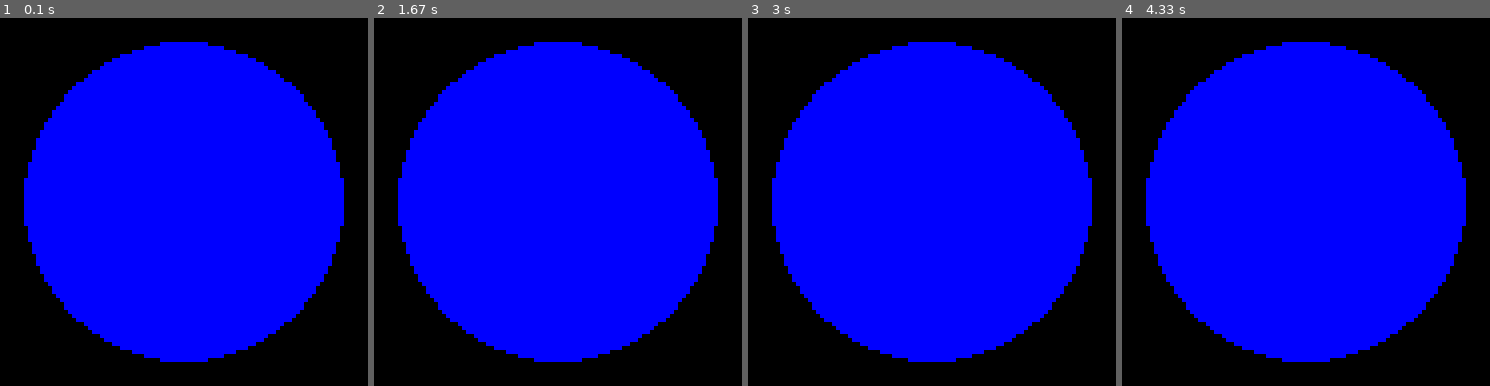
Above: before the commit, frames 1-4 (left to right).
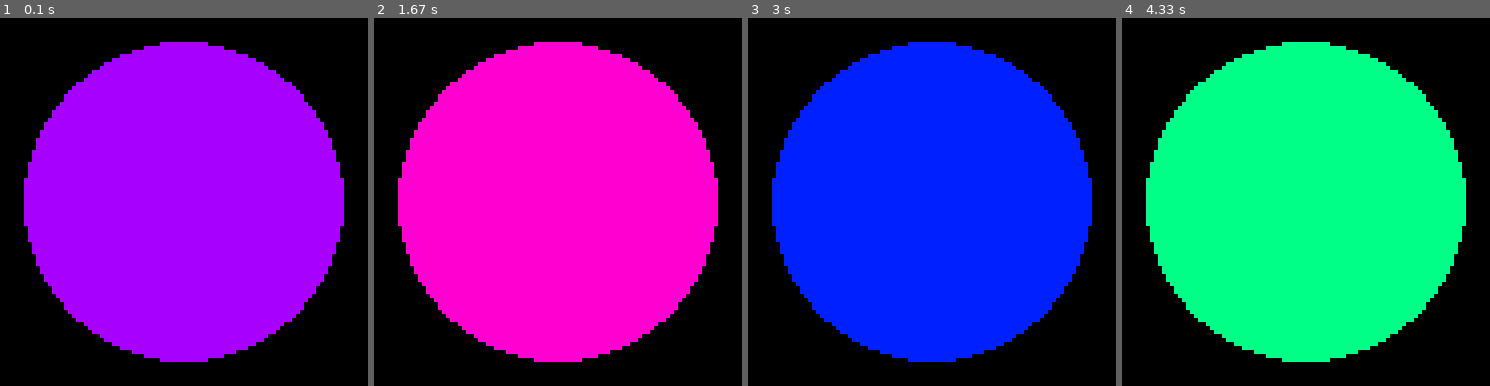
Above: after the commit, the same moments.

Repository: CreatedBySeb/pyodide-pygame-demo
Game: pygame game, started from main.py
Two runs of this game, one before a commit and one after it. Both use one fixed random seed, a clock stepped at 60 frames per second and the inputs below.
Inputs:
- Up to frame 1 (0.1 s): no input
- Up to frame 2 (1.67 s): no input
- Up to frame 3 (3 s): no input
- Up to frame 4 (4.33 s): no input

The runs differ from the first frame. In frame 1, 59% of the frame differs, in the area x 6-94%, y 6-94%; in frame 2, 59%; in frame 3, 59%; in frame 4, 59%.

Commit message:
Shift ball hue over time

Diff:
--- a/main.py
+++ b/main.py
@@ -2,8 +2,14 @@
 
 BALL_RADIUS = 40
 BG_COLOUR = pygame.Color("black")
+HUE_MAX = 360
+HUE_RATE = 0.5
 SCREEN_CENTRE = (320, 240)
 SCREEN_SIZE = (640, 480)
+
+
+def wrap(value: int, max: int) -> int:
+    return value % max if value > max else value
 
 
 def main():
@@ -12,6 +18,7 @@
     clock = pygame.Clock()
     running = True
     ball_colour = pygame.Color("blue")
+    dt = 0.0
 
     while running:
         events = pygame.event.get()
@@ -21,10 +28,13 @@
 
         screen.fill(BG_COLOUR)
 
+        # Shift hue according to HUE_RATE and time since last frame
+        h, *sla = ball_colour.hsla
+        ball_colour.hsla = (wrap(h + round(dt * HUE_RATE), HUE_MAX), *sla)
         pygame.draw.circle(screen, ball_colour, SCREEN_CENTRE, BALL_RADIUS)
 
         pygame.display.flip()
-        clock.tick()
+        dt = clock.tick()
 
 
 if __name__ == "__main__":
